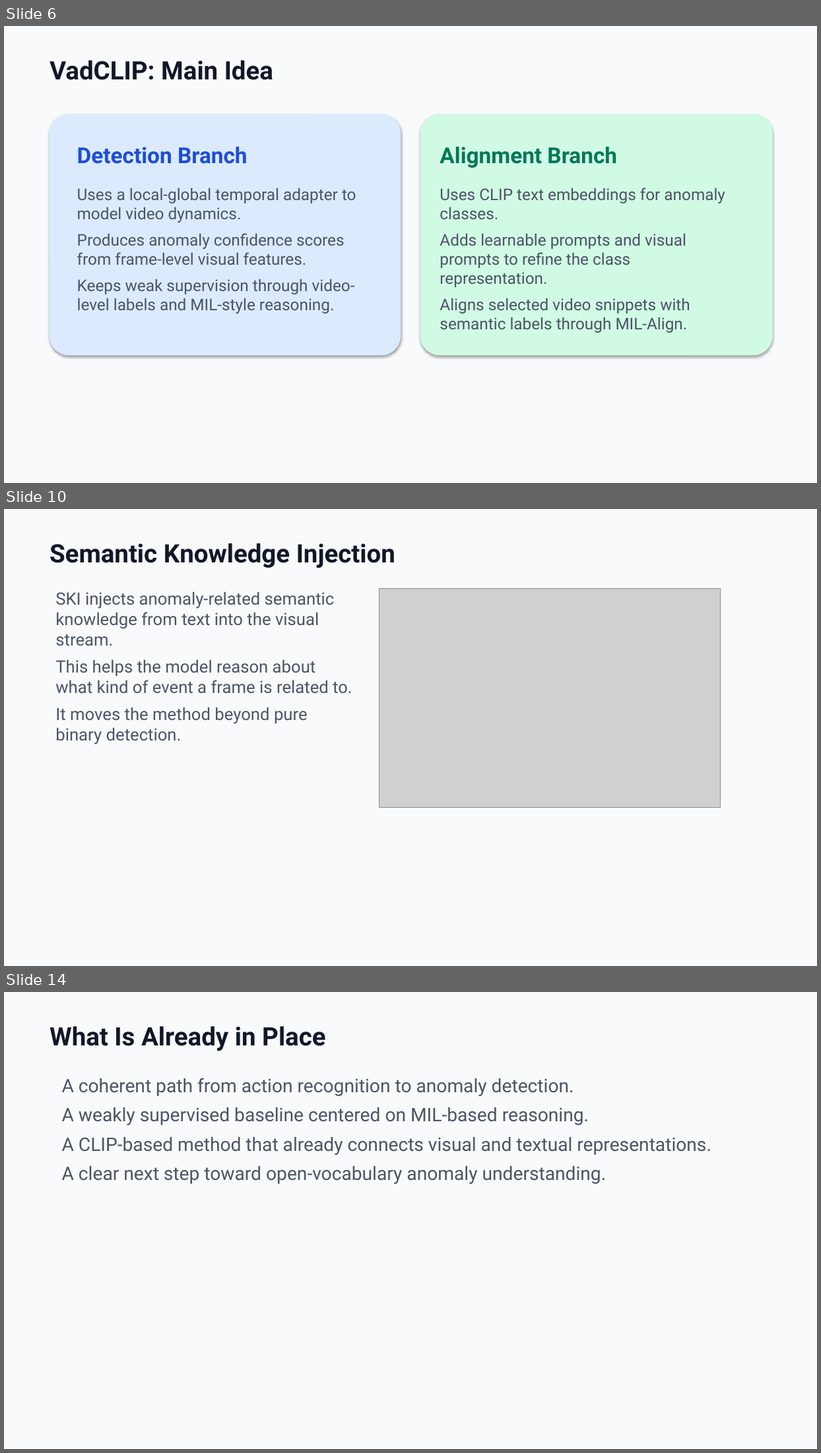
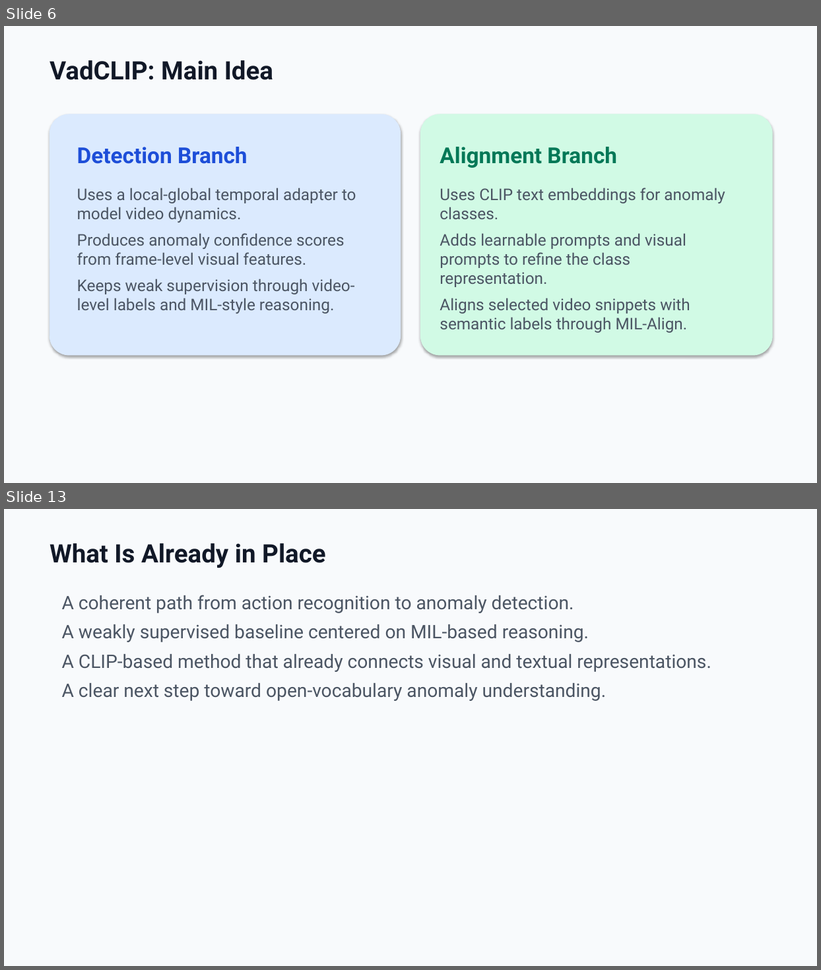
Before and after one commit to zeroxred/research, a slide deck: presentations/04_weekly_summary_open_vocabulary_vad_en.pptx. Shown one above the other, each under a label of ours: slides 6, 10 and 14 before the commit, slides 6 and 13 after it; the slides between them are not shown. The pictures are 821x1453 and 821x970 pixels, drawn with LibreOffice and Linux fonts; fonts in the diff are those of the drawing; grey boxes stand for pictures. Boxes give left, top, right and bottom in pixels: in the first picture for what was removed or moved away, otherwise in the second. Text is boxed around its words. In the diff, an @@ line names an element or a change of style, - is before the commit and + after.

```diff
--- a/presentations/04_weekly_summary_open_vocabulary_vad_en.pptx
+++ b/presentations/04_weekly_summary_open_vocabulary_vad_en.pptx
@@ slide 10 removed at bbox=[4, 509, 817, 966], background #F8FAFC @@
@@ text removed at bbox=[50, 543, 395, 568] @@
-Semantic Knowledge Injection
@@ text removed at bbox=[55, 591, 352, 745] @@
-SKI injects anomaly-related semantic knowledge from text into the visual stream.
-This helps the model reason about what kind of event a frame is related to.
-It moves the method beyond pure binary detection.
@@ picture removed at bbox=[379, 588, 721, 808] @@
@@ what was slide 14 is now slide 13 @@
```
Also in this commit, not shown: 6 slides changed, 1 slide added, 1 other slide removed.
